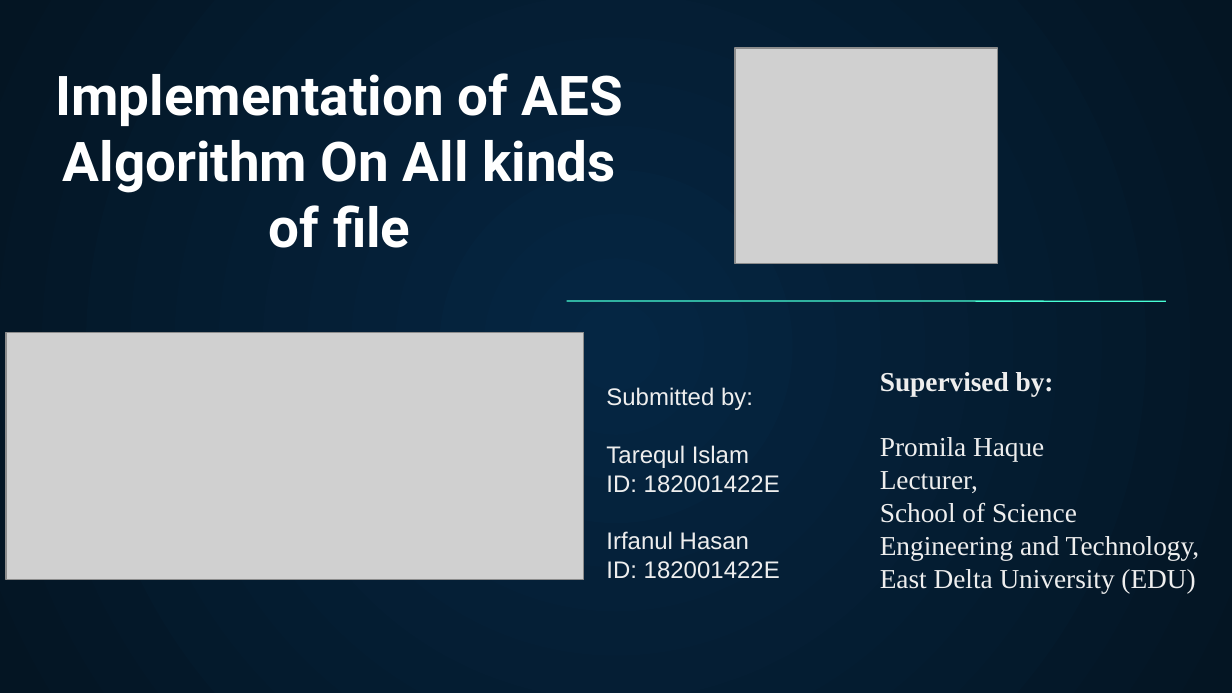
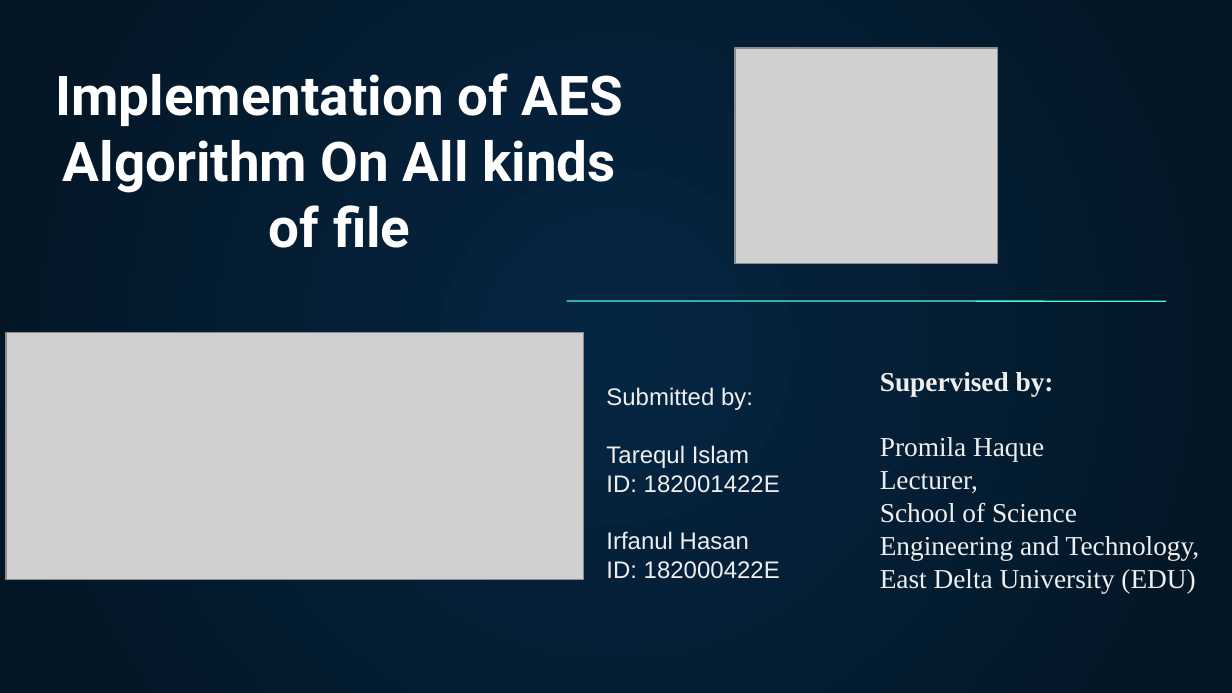
Before and after one commit to Tarequl-islam/Data-Encryption-using-AES, a slide deck: slide 1 of AES Project Presentation.pptx. Drawn at 1232x693 pixels with LibreOffice and Linux fonts; fonts in the diff are those of the drawing; grey boxes stand for pictures. Boxes give left, top, right and bottom in pixels: in the first picture for what was removed or moved away, otherwise in the second. Text is boxed around its words. In the diff, an @@ line names an element or a change of style, - is before the commit and + after.

```diff
--- a/AES Project Presentation.pptx
+++ b/AES Project Presentation.pptx
@@ text at [606, 561, 780, 579]: text changed @@
-ID: 182001422E
+ID: 182000422E
```
Also in this commit, not shown: 1 other slide changed, 1 other file.
